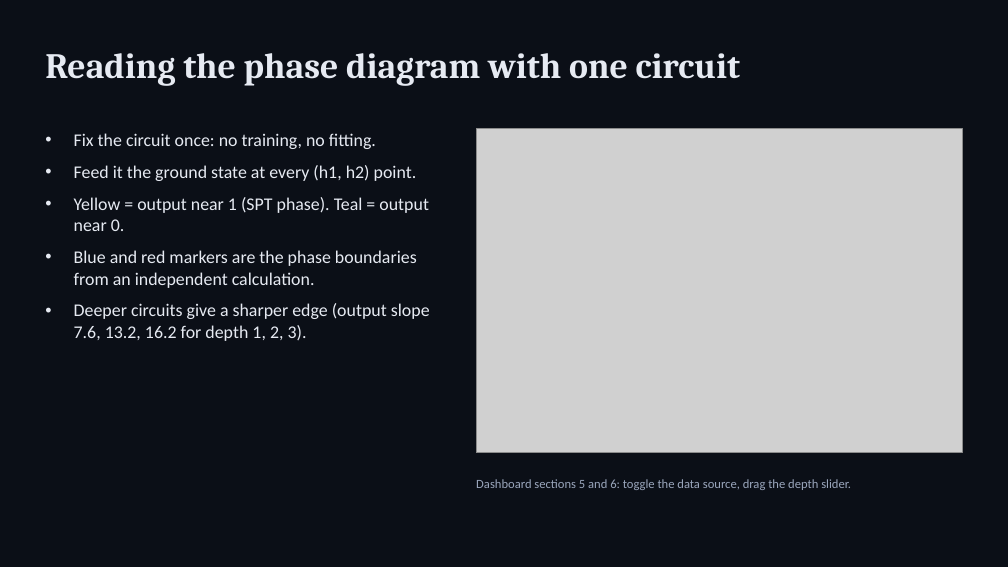
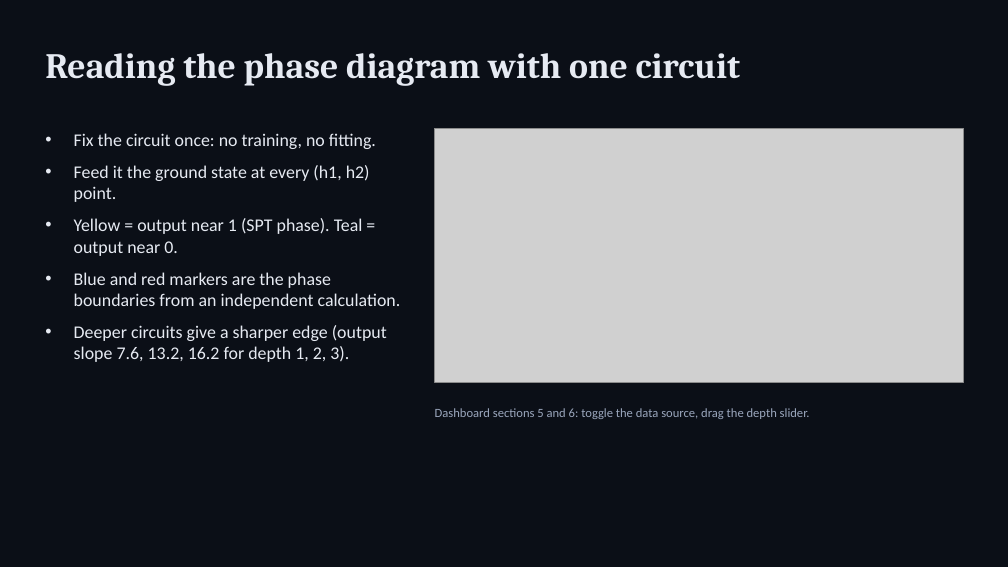
Before and after one commit to KrishShah3011/qcnn-dashboard, a slide deck: slide 5 of QCNN_presentation.pptx. Drawn at 1008x567 pixels with LibreOffice and Linux fonts; fonts in the diff are those of the drawing; grey boxes stand for pictures. Boxes give left, top, right and bottom in pixels: in the first picture for what was removed or moved away, otherwise in the second. Text is boxed around its words. In the diff, an @@ line names an element or a change of style, - is before the commit and + after.

```diff
--- a/QCNN_presentation.pptx
+++ b/QCNN_presentation.pptx
@@ text "Fix the circuit once: no ..." rewrapped from box(74, 133, 430, 341) to box(74, 133, 401, 362) @@
@@ picture: place and size @@
-picture at box(476, 129, 963, 453)
+picture at box(435, 129, 964, 382)
@@ text "Dashboard sections 5 and 6: ...": place and size @@
-text "Dashboard sections 5 and 6: ..." at box(476, 479, 851, 490)
+text "Dashboard sections 5 and 6: ..." at box(435, 408, 810, 419)
```
Also in this commit, not shown: 4 other slides changed.
